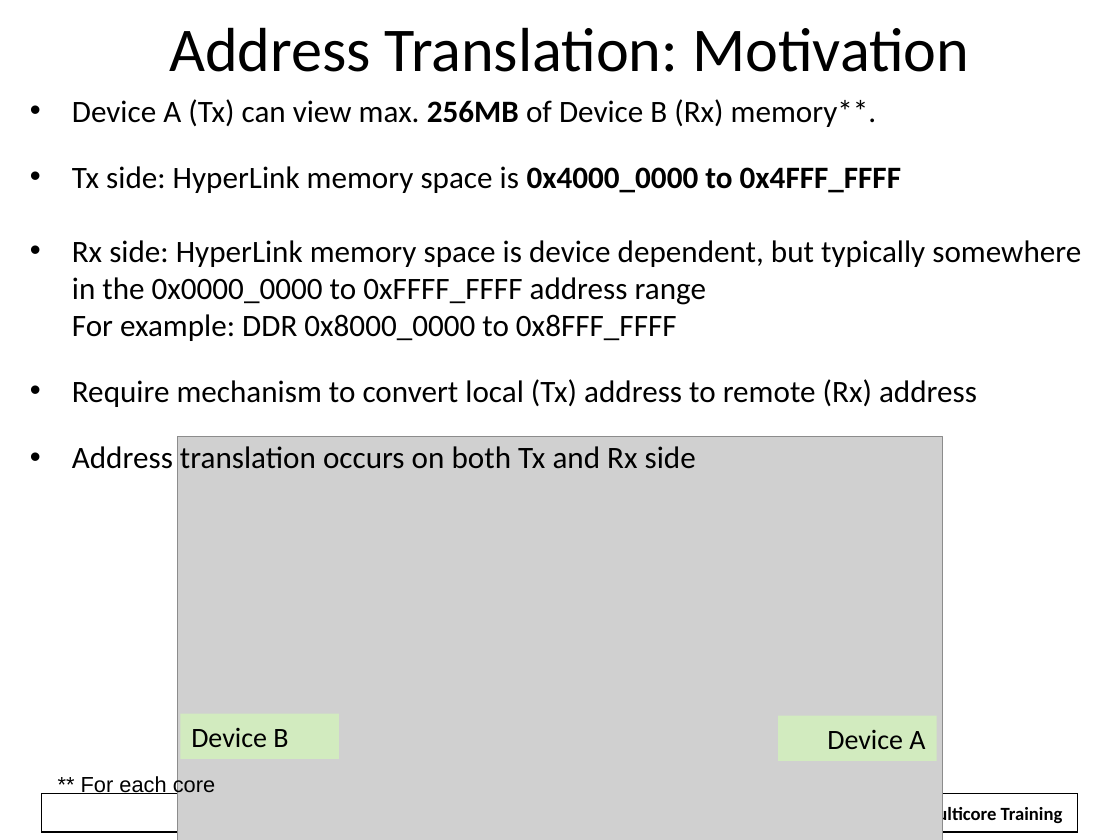
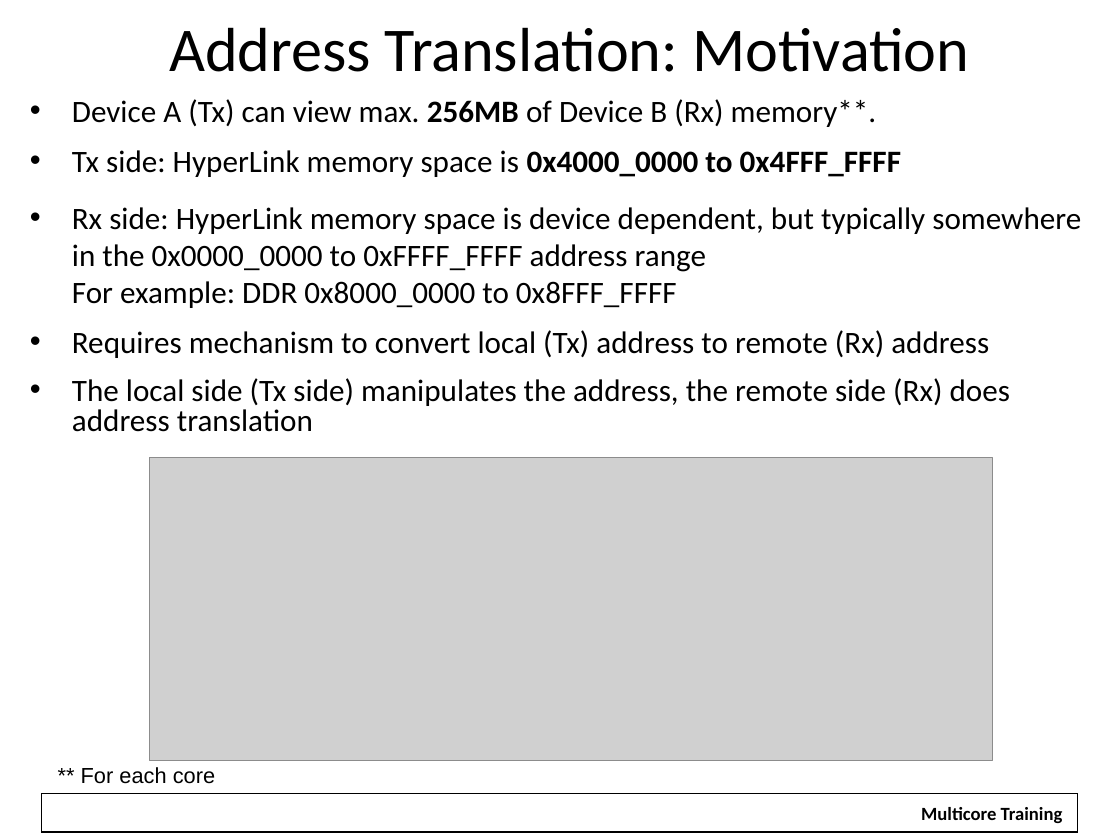
Before and after one commit to hari1989/keystone-workshop, a slide deck: slide 13 of slides/Intro to Hyperlink.pptx (slide 14 before the commit). Drawn at 1120x840 pixels with LibreOffice and Linux fonts; fonts in the diff are those of the drawing; grey boxes stand for pictures; background and template pictures are left out. Boxes give left, top, right and bottom in pixels: in the first picture for what was removed or moved away, otherwise in the second. Text is boxed around its words. In the diff, an @@ line names an element or a change of style, - is before the commit and + after.

```diff
--- a/slides/Intro to Hyperlink.pptx
+++ b/slides/Intro to Hyperlink.pptx
@@ text at bbox=[72, 330, 1010, 432]: text changed @@
-• Require mechanism to convert local (Tx) address to remote (Rx) address
-• Address translation occurs on both Tx and Rx side
+• Requires mechanism to convert local (Tx) address to remote (Rx) address
+• The local side (Tx side) manipulates the address, the remote side (Rx) does address translation
@@ picture: place and size @@
-picture at bbox=[177, 437, 942, 840]
+picture at bbox=[149, 457, 992, 760]
@@ rectangle removed at bbox=[180, 713, 339, 758] @@
-Device B
@@ rectangle removed at bbox=[778, 716, 937, 760] @@
-Device A
@@ text "** For each core" rewrapped from bbox=[81, 775, 215, 797] to bbox=[81, 767, 215, 784] @@
```
Also in this commit, not shown: 18 other slides changed, 1 slide removed.
